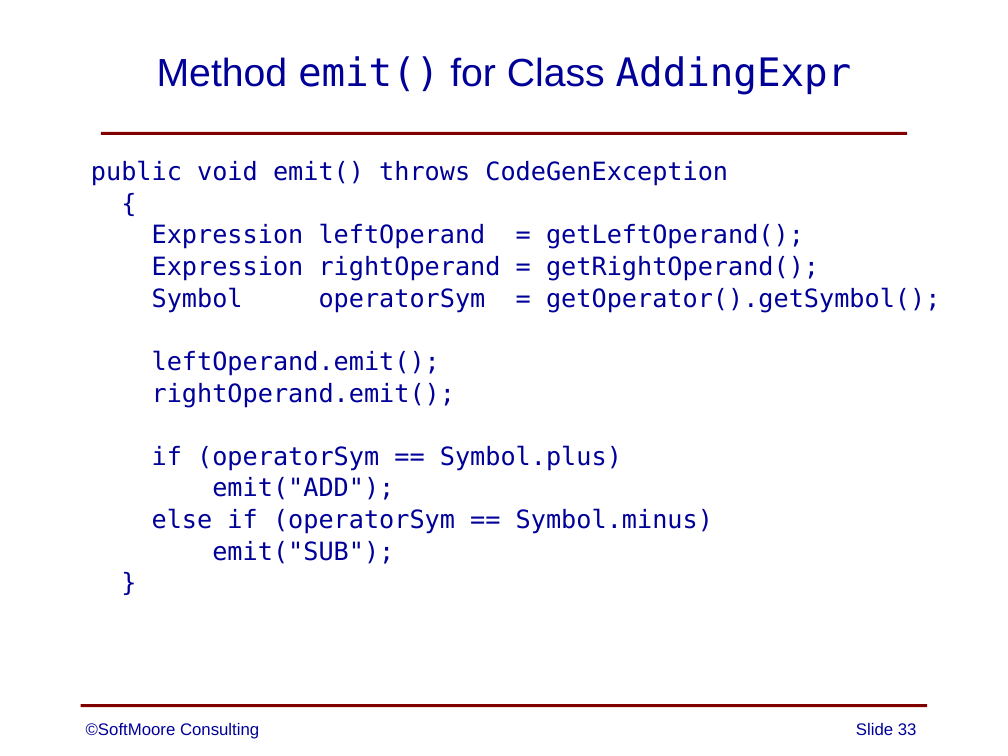
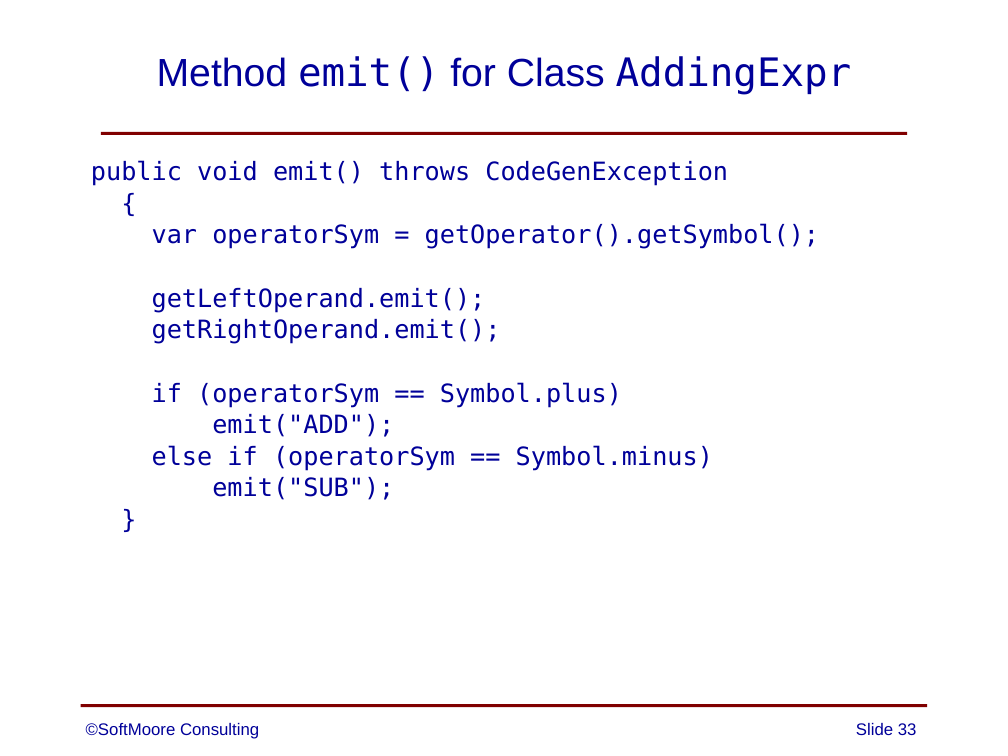
Before and after one commit to SoftMoore/CPRL-Java-3rd, a slide deck: slide 33 of PowerPoints/11 - Code Generation.pptx. Drawn at 1008x756 pixels with LibreOffice and Linux fonts; fonts in the diff are those of the drawing. Boxes give left, top, right and bottom in pixels: in the first picture for what was removed or moved away, otherwise in the second. Text is boxed around its words. In the diff, an @@ line names an element or a change of style, - is before the commit and + after.

```diff
--- a/PowerPoints/11 - Code Generation.pptx
+++ b/PowerPoints/11 - Code Generation.pptx
@@ text at <box>152,223,819,344</box>: text changed @@
-Expression leftOperand = getLeftOperand();
-Expression rightOperand = getRightOperand();
-Symbol operatorSym = getOperator().getSymbol();
-leftOperand.emit();
-rightOperand.emit();
+var operatorSym = getOperator().getSymbol();
+getLeftOperand.emit();
+getRightOperand.emit();
```
Also in this commit, not shown: 11 other slides changed, 9 other files.
